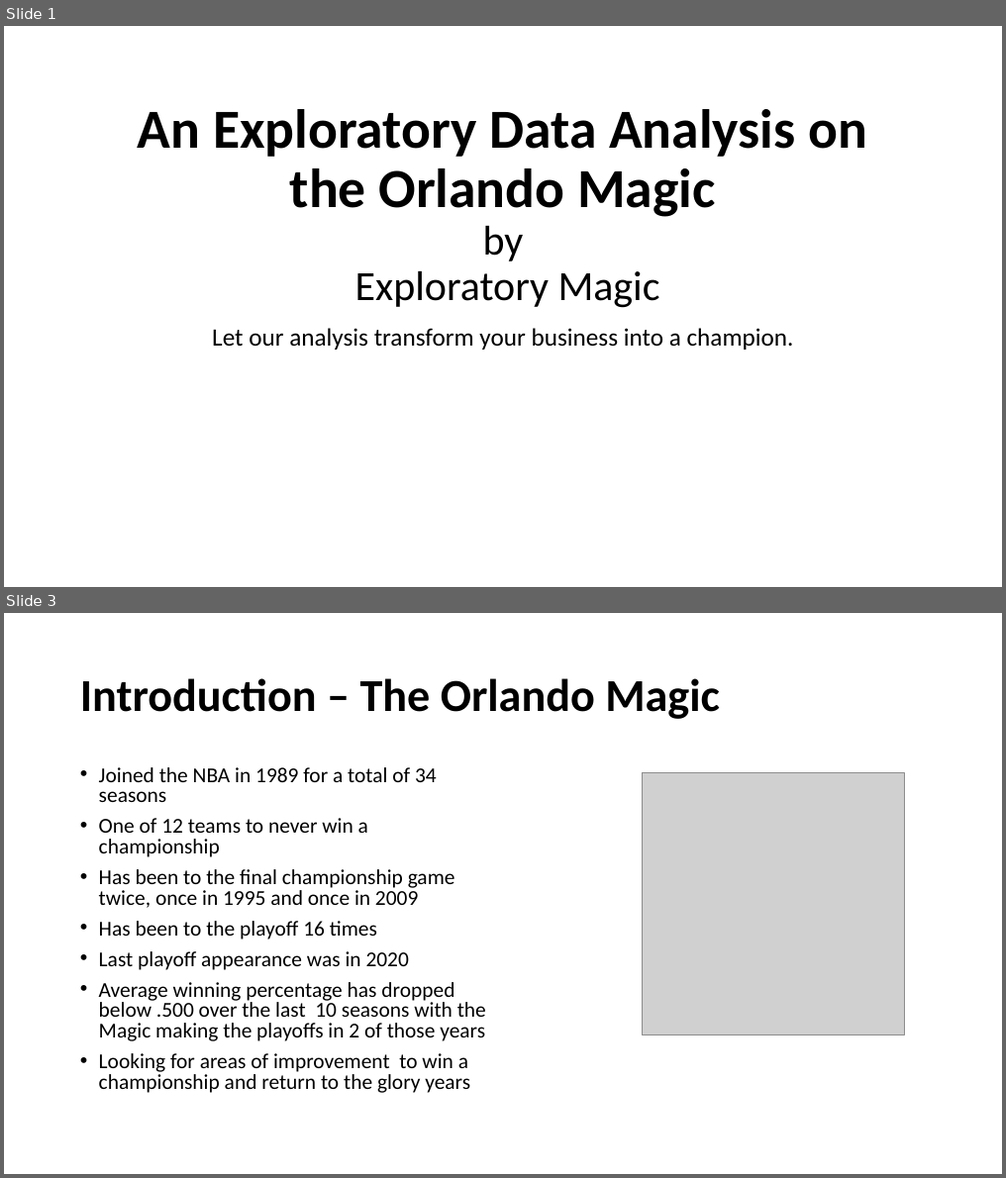
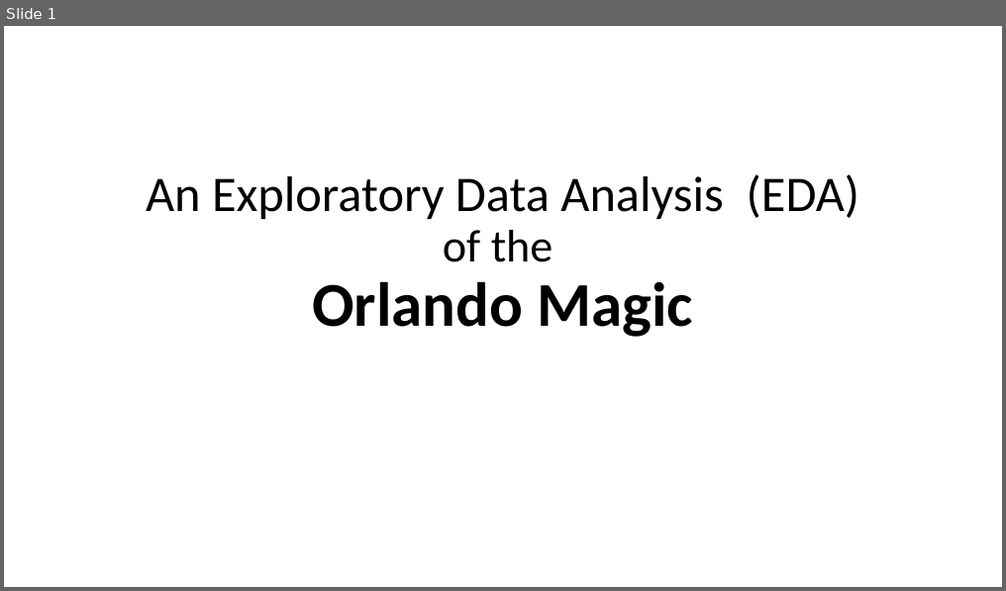
Before and after one commit to CandaceDoesData/Group_Project_1, a slide deck: mm_Group3_Project_1_Presentation.pptx. Shown one above the other, each under a label of ours: slides 1 and 3 before the commit, slide 1 after it; the slides between them are not shown. The pictures are 1006x1178 and 1006x591 pixels, drawn with LibreOffice and Linux fonts; fonts in the diff are those of the drawing; grey boxes stand for pictures. Boxes give left, top, right and bottom in pixels: in the first picture for what was removed or moved away, otherwise in the second. Text is boxed around its words. In the diff, an @@ line names an element or a change of style, - is before the commit and + after.

```diff
--- a/mm_Group3_Project_1_Presentation.pptx
+++ b/mm_Group3_Project_1_Presentation.pptx
@@ slide 3 removed at (4, 613, 1002, 1174), background #FFFFFF @@
@@ title removed at (80, 678, 720, 719) @@
-Introduction – The Orlando Magic
@@ text removed at (99, 767, 486, 1093) @@
-• Joined the NBA in 1989 for a total of 34 seasons
-• One of 12 teams to never win a championship
-• Has been to the final championship game twice, once in 1995 and once in 2009
-• Has been to the playoff 16 times
-• Last playoff appearance was in 2020
-• Average winning percentage has dropped below .500 over the last 10 seasons with the Magic making the playoffs in 2 of those years
-• Looking for areas of improvement to win a championship and return to the glory years
@@ picture removed at (643, 773, 905, 1035) @@
@@ slide 1 changed as well @@
@@ title "An Exploratory Data Analysis (EDA) ..." at (146, 174, 860, 337): vertical alignment bottom to middle @@
@@ title at (146, 174, 860, 337): text changed; size 53 to 48 pt; bold off @@
-An Exploratory Data Analysis on the Orlando Magic
-by
-Exploratory Magic
+An Exploratory Data Analysis (EDA)
+of the
+Orlando Magic
@@ subtitle removed at (212, 328, 794, 350) @@
-Let our analysis transform your business into a champion.
```
Also in this commit, not shown: 30 slides added, 2 other slides removed.
